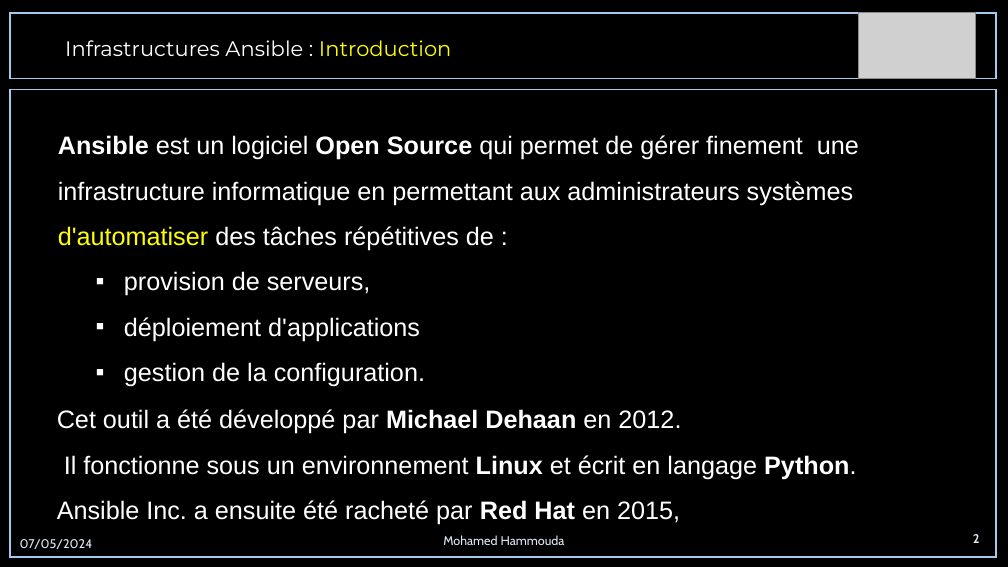
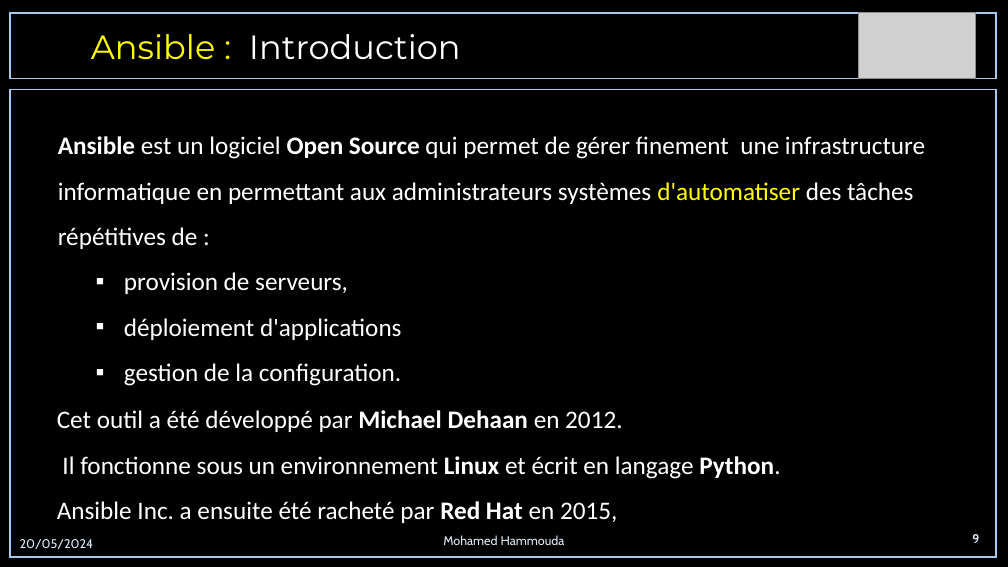
Before and after one commit to MohamedHammouda/Formation-Ansible, a slide deck: slide 9 of formationAnsibleetJenkins 2.pptx (slide 2 before the commit). Drawn at 1008x567 pixels with LibreOffice and Linux fonts; fonts in the diff are those of the drawing; grey boxes stand for pictures. Boxes give left, top, right and bottom in pixels: in the first picture for what was removed or moved away, otherwise in the second. Text is boxed around its words. In the diff, an @@ line names an element or a change of style, - is before the commit and + after.

```diff
--- a/formationAnsibleetJenkins 2.pptx
+++ b/formationAnsibleetJenkins 2.pptx
@@ text at [91,34,461,59]: text changed; size 20 to 32 pt @@
-Infrastructures Ansible : Introduction
+Ansible : Introduction
@@ text "Ansible est un logiciel Open ..." at [58,136,925,386]: font Arial to Calibri @@
@@ text "Cet outil a été développé ..." at [57,410,780,523]: font Arial to Calibri @@
@@ text at [20,539,94,549]: text changed @@
-07/05/2024
+20/05/2024
@@ page number at [972,534,979,543]: text changed @@
-2
+9
```
Also in this commit, not shown: 17 other slides changed, 55 slides added, 2 slides removed, 8 other files.
